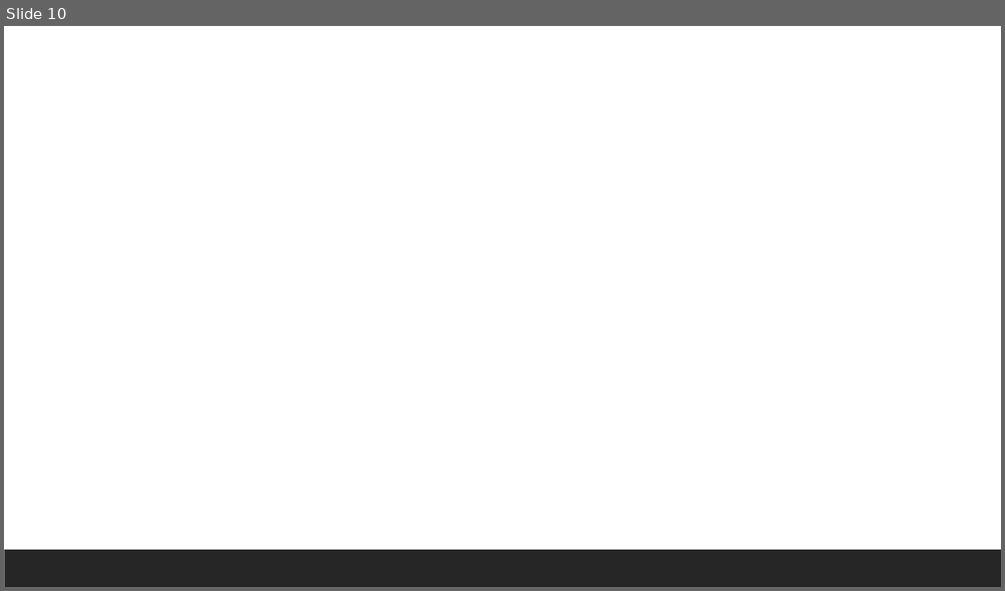
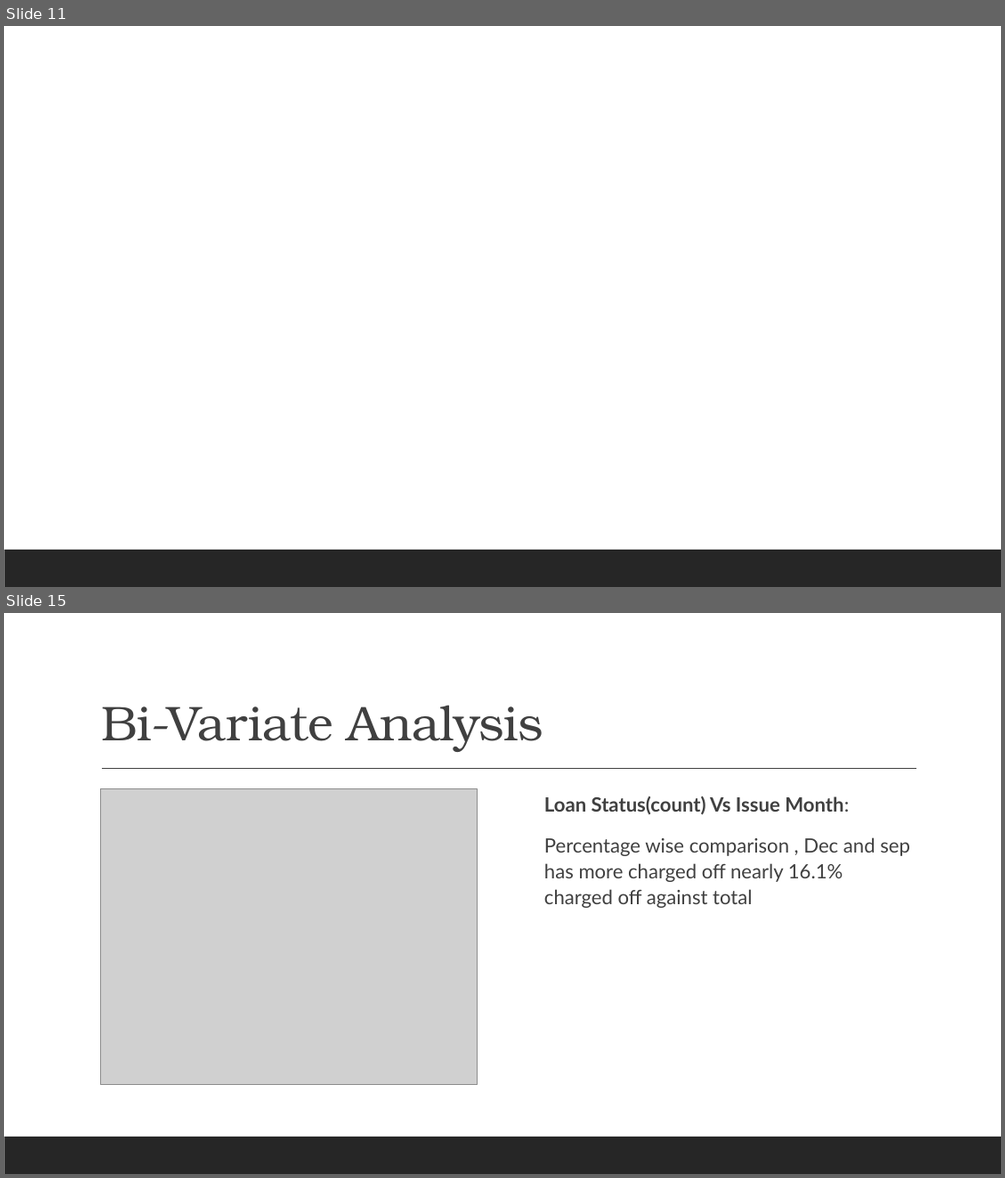
Before and after one commit to shrutich91/LENDING-CLUB-CASE-STUDY, a slide deck: Lending Club Case Study.pptx. Shown one above the other, each under a label of ours: slide 10 before the commit, slides 11 and 15 after it; the slides between them are not shown. The pictures are 1005x591 and 1005x1178 pixels, drawn with LibreOffice and Linux fonts; fonts in the diff are those of the drawing; grey boxes stand for pictures. Boxes give left, top, right and bottom in pixels: in the first picture for what was removed or moved away, otherwise in the second. Text is boxed around its words. In the diff, an @@ line names an element or a change of style, - is before the commit and + after.

Commit message:
Updated Bi-Variate Analysis
Updated Bi-Variate Analysis

```diff
--- a/Lending Club Case Study.pptx
+++ b/Lending Club Case Study.pptx
@@ slide 15 added at [4, 613, 1001, 1174], background #FFFFFF; not listed: 1 template element that a slide beside it also shows @@
@@ title added at [101, 705, 543, 752], 47 pt, text #404040 @@
+Bi-Variate Analysis
@@ line added from (102, 769) to (917, 769), #404040 1 pt @@
@@ picture added at [100, 788, 477, 1084] @@
@@ text added at [544, 796, 910, 908], 19 pt, text #404040 @@
+  Loan Status(count) Vs Issue Month:
+  Percentage wise comparison , Dec and sep has more charged off nearly 16.1% charged off against total
@@ what was slide 10 is now slide 11 @@
```
Also in this commit, not shown: 18 other slides added, 1 other file.
